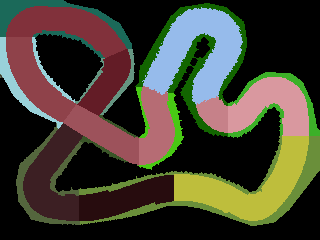
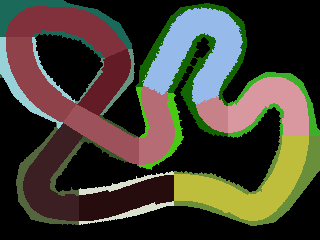
Before/after of a w=320, h=240 layered artwork. What changed in the layer stack:
painted on "rc045_320X240X8.png" over [79, 171, 174, 225]
